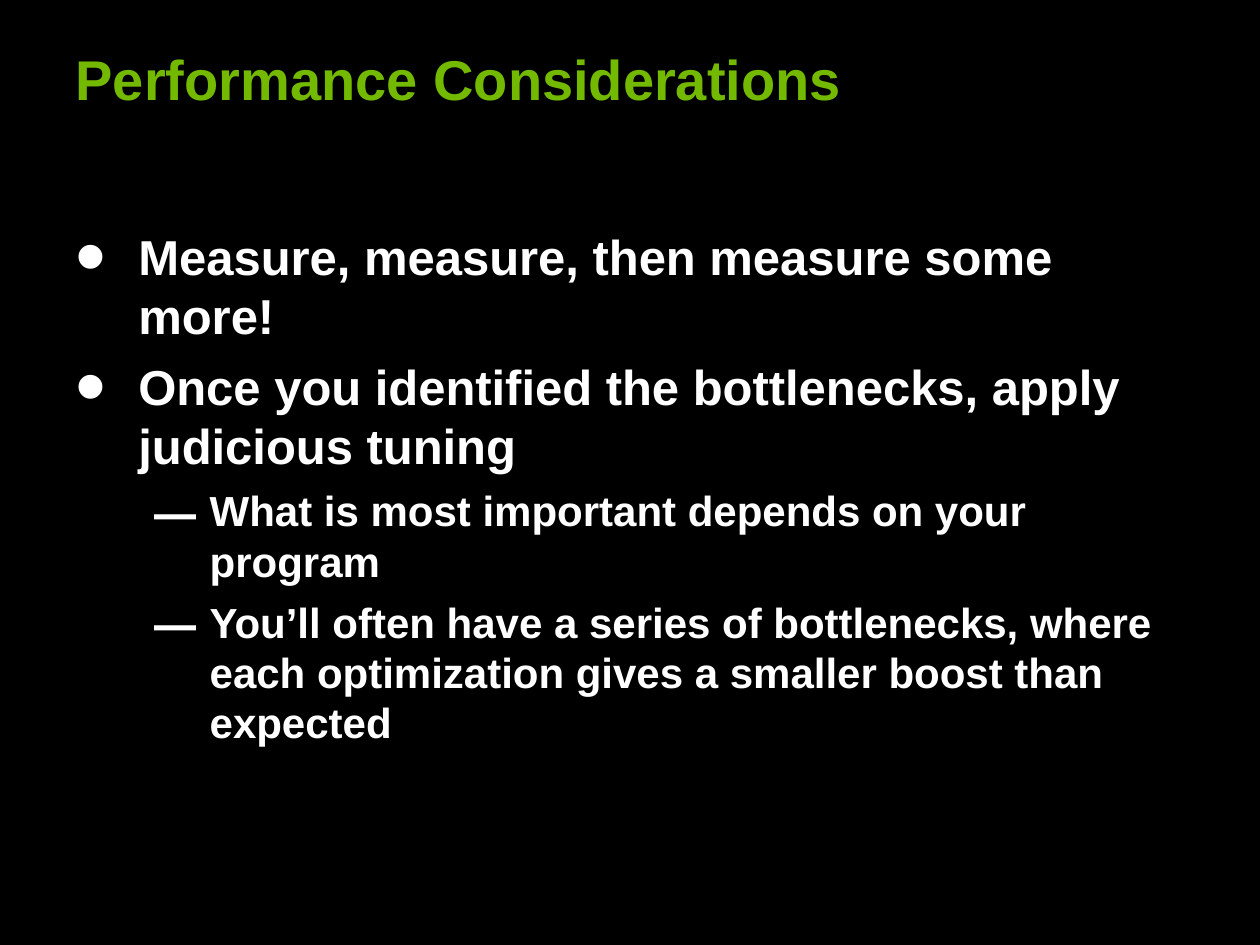
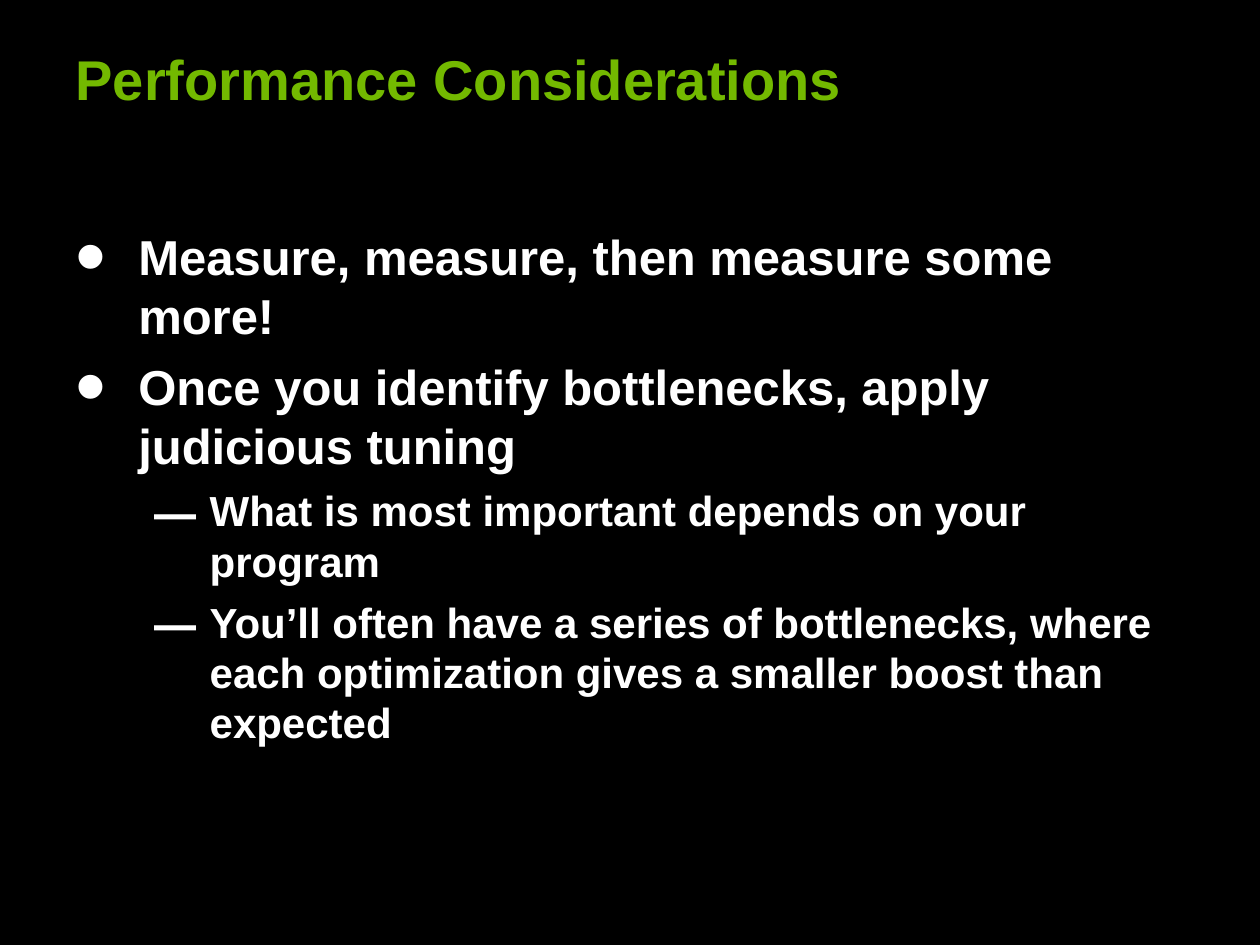
Before and after one commit to leofang/stanford-cs193g-sp2010, a slide deck: slide 44 of trunk/lectures/lecture_5/performance_considerations.ppt. Drawn at 1260x945 pixels with LibreOffice and Linux fonts; fonts in the diff are those of the drawing. Boxes give left, top, right and bottom in pixels: in the first picture for what was removed or moved away, otherwise in the second. Text is boxed around its words. In the diff, an @@ line names an element or a change of style, - is before the commit and + after.

```diff
--- a/trunk/lectures/lecture_5/performance_considerations.ppt
+++ b/trunk/lectures/lecture_5/performance_considerations.ppt
@@ text at bbox=[138, 369, 989, 474]: text changed @@
-• Once you identified the bottlenecks, apply judicious tuning
+• Once you identify bottlenecks, apply judicious tuning
```
Also in this commit, not shown: 22 other slides changed, 1 other file.
